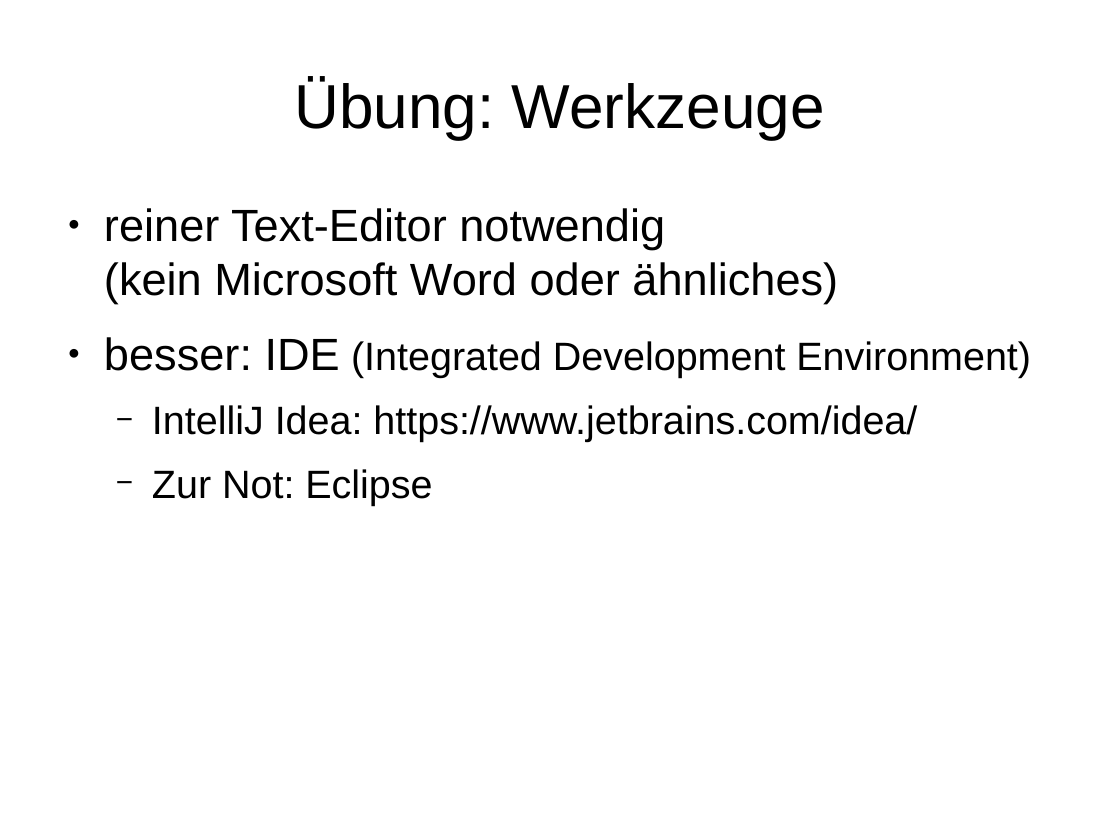
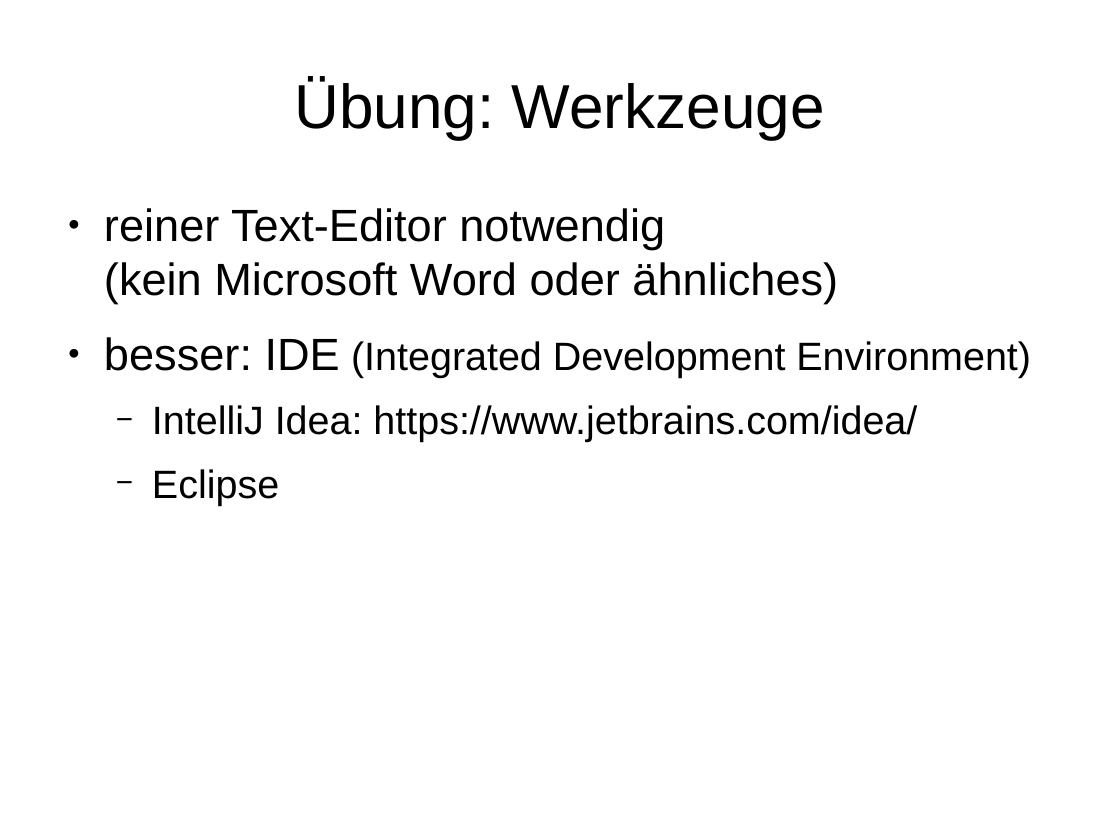
Before and after one commit to mn-io/hello-java, a slide deck: slide 21 of Folien.odp. Drawn at 1120x840 pixels with LibreOffice and Linux fonts; fonts in the diff are those of the drawing. Boxes give left, top, right and bottom in pixels: in the first picture for what was removed or moved away, otherwise in the second. Text is boxed around its words. In the diff, an @@ line names an element or a change of style, - is before the commit and + after.

```diff
--- a/Folien.odp
+++ b/Folien.odp
@@ text at bbox=[152, 469, 279, 505]: text changed @@
-  − Zur Not: Eclipse
+  − Eclipse
```
Also in this commit, not shown: 7 other slides changed, 1 other file.
